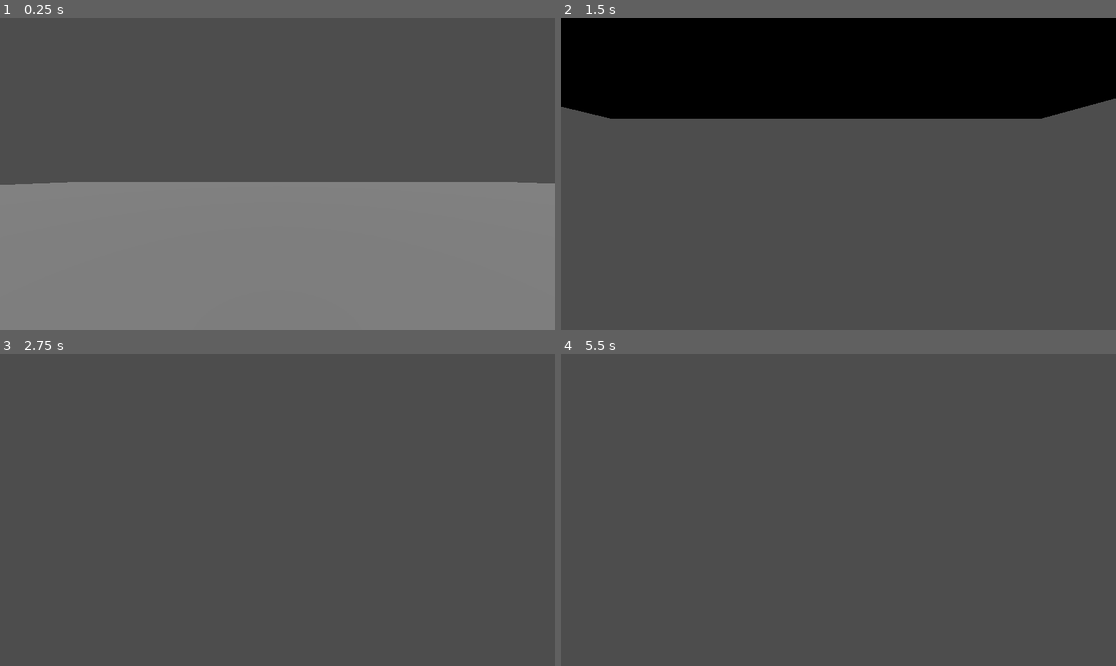
Above: before the commit, frames 1-4 (two rows, left to right).
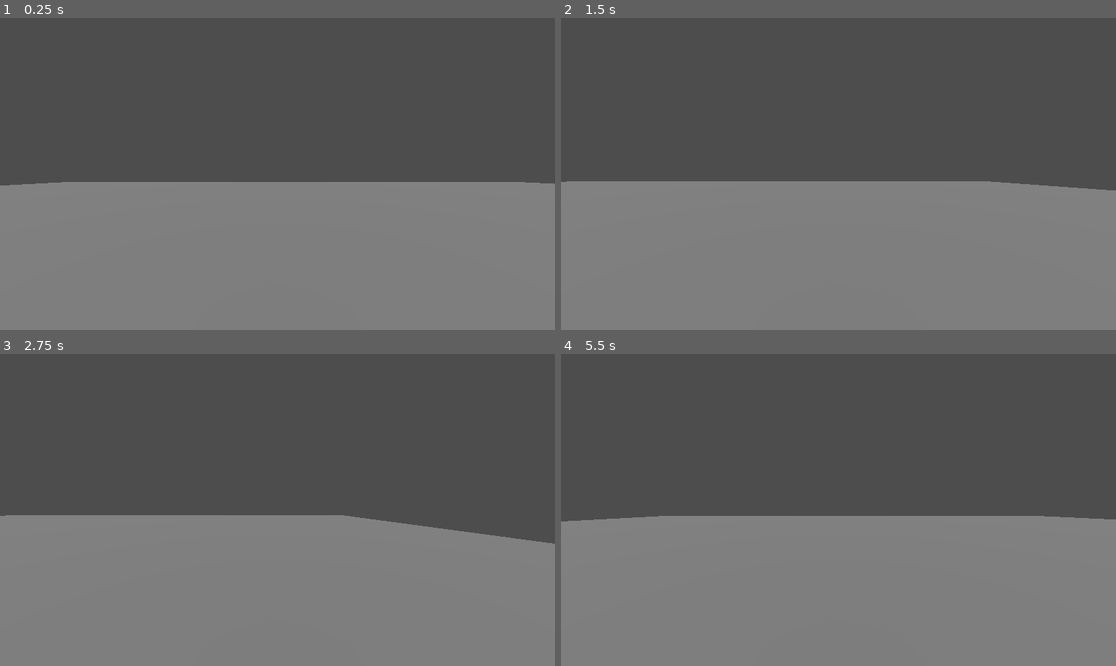
Above: after the commit, the same moments.

Repository: miridebits/juegox2025
Game: Godot game, scene res://node_3d.tscn
The game is run twice, just before and just after one commit, with the same random seed, the same clock (stepped at 60 frames per second) and the same inputs.
Inputs:
- Up to frame 1 (0.25 s): no input
- Up to frame 2 (1.5 s): tap Enter (ui_accept) at 0.5, 0.6, 0.77, 1.07, 1.35 s; hold Right (move_right) 0.53-1.28 s; hold Down (move_back) from 1.28 s (still down)
- Up to frame 3 (2.75 s): tap Enter (ui_accept) at 1.52, 1.82, 2.1 s; release Down (move_back) at 2.03 s; hold Right (move_right) from 2.03 s (still down)
- Up to frame 4 (5.5 s): release Right (move_right) at 2.78 s; hold W (move_forward) 2.78-3.53 s; tap Enter (ui_accept) at 2.85, 3.02, 3.32, 3.5, 3.6, 3.77, 4.07, 4.35, 4.52, 4.82, 5.1 s; hold Left (move_left) 3.53-5.03 s; hold Down (move_back) from 5.03 s (still down)

The runs differ from the first frame. In frame 1, less than 0.1% of the frame differs, in the area x 0-100%, y 52-54%; in frame 2, 79%, in the area x 0-100%, y 0-100%; in frame 3, 47%; in frame 4, 48%.

Commit message:
Agrega movimiento

Diff:
--- a/CharacterBody3D.gd
+++ b/CharacterBody3D.gd
@@ -1,31 +1,45 @@
 extends CharacterBody3D
 
+# How fast the player moves in meters per second.
+@export var speed = 14
+# The downward acceleration when in the air, in meters per second squared.
+@export var fall_acceleration = 75
+# Combina velocidad con una dirección
+var target_velocity = Vector3.ZERO
 
-const SPEED = 5.0
-const JUMP_VELOCITY = 4.5
+# Para calcular los movimientos
+func _physics_process(delta):
+	# We create a local variable to store the input direction.
+	var direction = Vector3.ZERO
 
-# Get the gravity from the project settings to be synced with RigidBody nodes.
-var gravity = ProjectSettings.get_setting("physics/3d/default_gravity")
+	# Movimientos de acuerdo a las teclas que definimos
+	if Input.is_action_pressed("move_right"):
+		direction.x += 1
+	if Input.is_action_pressed("move_left"):
+		direction.x -= 1
+	if Input.is_action_pressed("move_back"):
+		# Notice how we are working with the vector's x and z axes.
+		# In 3D, the XZ plane is the ground plane.
+		direction.z += 1
+	if Input.is_action_pressed("move_forward"):
+		direction.z -= 1
 
 
-func _physics_process(delta):
-	# Add the gravity.
-	if not is_on_floor():
-		velocity.y -= gravity * delta
+	#Por si aprieta dos teclas al mismo tiempo CORREGIR
 
-	# Handle jump.
-	if Input.is_action_just_pressed("ui_accept") and is_on_floor():
-		velocity.y = JUMP_VELOCITY
+	#if direction != Vector3.ZERO:
+			#direction = direction.normalized()
+			# Setting the basis property will affect the rotation of the node.
+			#$Pivot.basis = Basis.looking_at(direction)
 
-	# Get the input direction and handle the movement/deceleration.
-	# As good practice, you should replace UI actions with custom gameplay actions.
-	var input_dir = Input.get_vector("ui_left", "ui_right", "ui_up", "ui_down")
-	var direction = (transform.basis * Vector3(input_dir.x, 0, input_dir.y)).normalized()
-	if direction:
-		velocity.x = direction.x * SPEED
-		velocity.z = direction.z * SPEED
-	else:
-		velocity.x = move_toward(velocity.x, 0, SPEED)
-		velocity.z = move_toward(velocity.z, 0, SPEED)
+	# Ground Velocity
+	target_velocity.x = direction.x * speed
+	target_velocity.z = direction.z * speed
 
+	# Vertical Velocity
+	if not is_on_floor(): # If in the air, fall towards the floor. Literally gravity
+		target_velocity.y = target_velocity.y - (fall_acceleration * delta)
+
+	# Moving the Character
+	velocity = target_velocity
 	move_and_slide()
--- a/node_3d.tscn
+++ b/node_3d.tscn
@@ -11,7 +11,12 @@
 
 [sub_resource type="CapsuleMesh" id="CapsuleMesh_ryngb"]
 
+[sub_resource type="CapsuleShape3D" id="CapsuleShape3D_nwhqf"]
+radius = 0.8
+height = 2.8
+
 [node name="Escena base" type="Node3D"]
+transform = Transform3D(1.008, 0, 0, 0, 1.008, 0, 0, 0, 1.008, 0, 0, 0)
 
 [node name="Piso" type="StaticBody3D" parent="."]
 transform = Transform3D(1, 0, 0, 0, 1, 0, 0, 0, 1, 0, -1, 0)
@@ -31,8 +36,12 @@
 transform = Transform3D(1, 0, 0, 0, 1, 0, 0, 0, 1, 0, 0.9505, 0)
 mesh = SubResource("CapsuleMesh_ryngb")
 
+[node name="CollisionShape3D" type="CollisionShape3D" parent="CharacterBody3D"]
+transform = Transform3D(0.490556, 0, 0, 0, 0.6885, 0, 0, 0, 0.6885, 0, 1, 0)
+shape = SubResource("CapsuleShape3D_nwhqf")
+
 [node name="Camera3D" type="Camera3D" parent="CharacterBody3D"]
-transform = Transform3D(1, 0, 0, 0, 1, 0, 0, 0, 1, 0, 1.4391, -0.490725)
+transform = Transform3D(0.992064, 0, 0, 0, 0.991923, 0.0167253, 0, -0.0167253, 0.991923, 0, 1.55573, -0.598163)
 
 [node name="DirectionalLight3D" type="DirectionalLight3D" parent="."]
 transform = Transform3D(1, 0, 0, 0, 0.707107, 0.707107, 0, -0.707107, 0.707107, 0, 65, 0)
Not shown: 1 places in node_3d.tscn that only renumber resources
